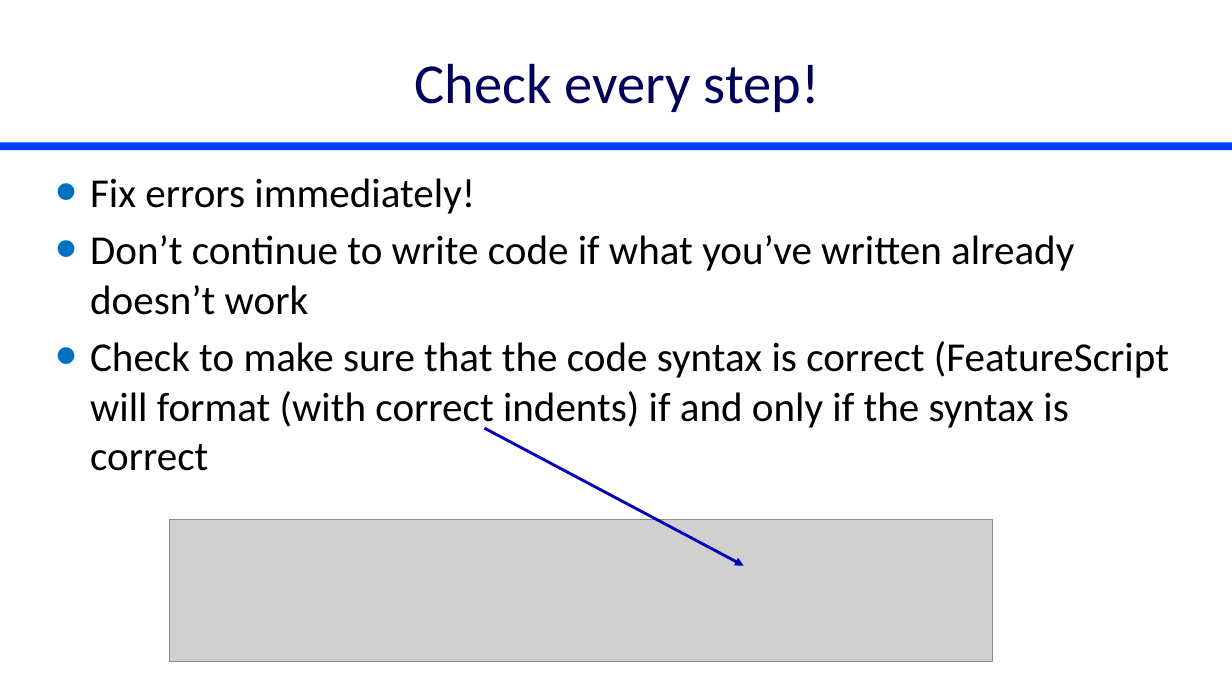
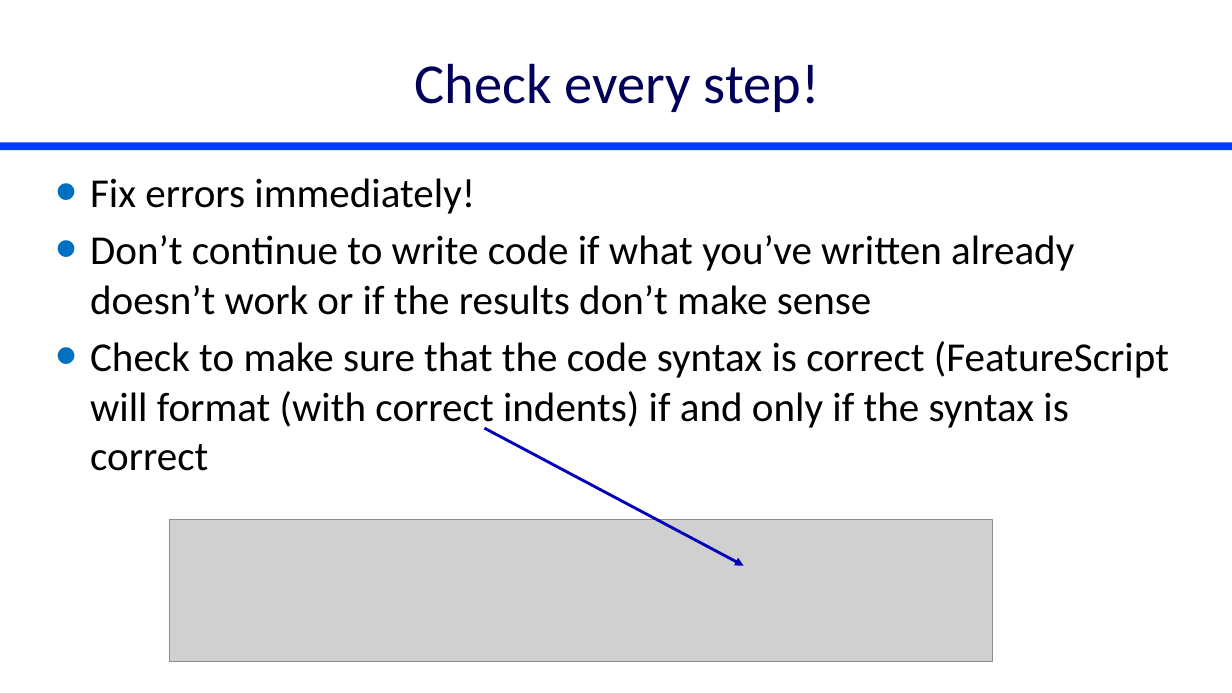
Before and after one commit to monroews/CEE4520Lectures, a slide deck: slide 4 of Discussions/Computer languages.pptx. Drawn at 1232x693 pixels with LibreOffice and Linux fonts; fonts in the diff are those of the drawing; grey boxes stand for pictures. Boxes give left, top, right and bottom in pixels: in the first picture for what was removed or moved away, otherwise in the second. Text is boxed around its words. In the diff, an @@ line names an element or a change of style, - is before the commit and + after.

```diff
--- a/Discussions/Computer languages.pptx
+++ b/Discussions/Computer languages.pptx
@@ text at (90, 235, 1074, 315): text changed @@
-• Don’t continue to write code if what you’ve written already doesn’t work
+• Don’t continue to write code if what you’ve written already doesn’t work or if the results don’t make sense
```
Also in this commit, not shown: 1 other slide changed.
